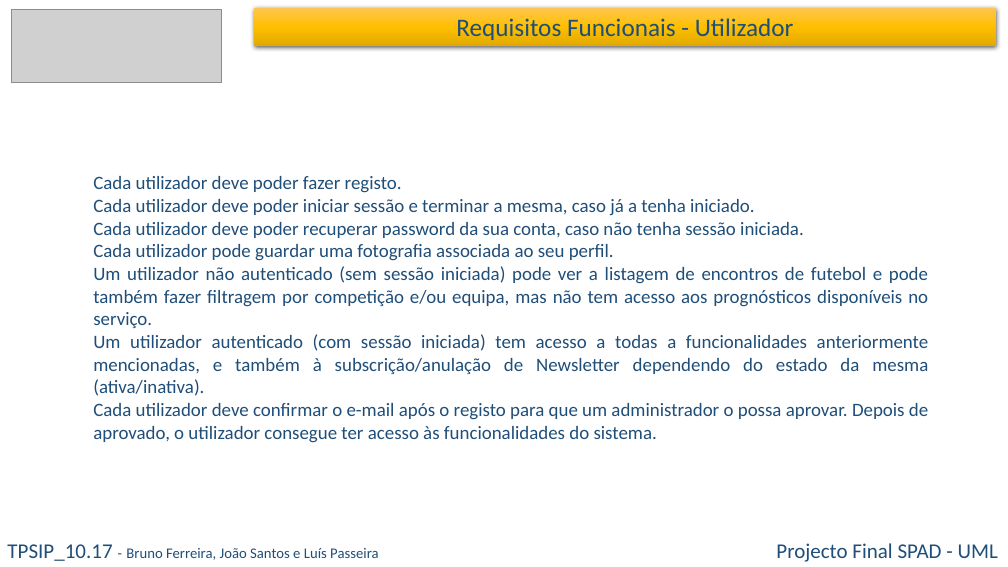
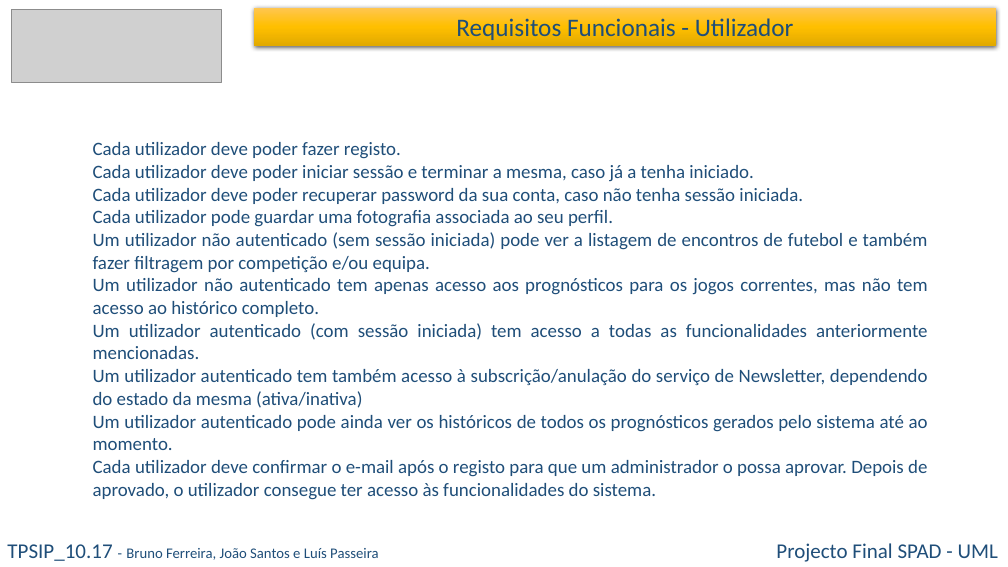
Before and after one commit to bmiguelmf/WizBall, a slide deck: slide 3 of 04 - Docs/01 - Project Manager/08 - UML/00 - Apresentação UML/UML Grupo 3.pptx. Drawn at 1008x567 pixels with LibreOffice and Linux fonts; fonts in the diff are those of the drawing; grey boxes stand for pictures. Boxes give left, top, right and bottom in pixels: in the first picture for what was removed or moved away, otherwise in the second. Text is boxed around its words. In the diff, an @@ line names an element or a change of style, - is before the commit and + after.

Commit message:
Update no power point uml

```diff
--- a/04 - Docs/01 - Project Manager/08 - UML/00 - Apresentação UML/UML Grupo 3.pptx
+++ b/04 - Docs/01 - Project Manager/08 - UML/00 - Apresentação UML/UML Grupo 3.pptx
@@ text "Cada utilizador deve poder fazer ...": place and size @@
-text "Cada utilizador deve poder fazer ..." at box(93, 176, 929, 443)
+text "Cada utilizador deve poder fazer ..." at box(93, 142, 928, 500)
@@ text at box(93, 232, 928, 450): text changed @@
-Um utilizador não autenticado (sem sessão iniciada) pode ver a listagem de encontros de futebol e pode também fazer filtragem por competição e/ou equipa, mas não tem acesso aos prognósticos disponíveis no serviço.
-Um utilizador autenticado (com sessão iniciada) tem acesso a todas a funcionalidades anteriormente mencionadas, e também à subscrição/anulação de Newsletter dependendo do estado da mesma (ativa/inativa).
+Um utilizador não autenticado (sem sessão iniciada) pode ver a listagem de encontros de futebol e também fazer filtragem por competição e/ou equipa.
+Um utilizador não autenticado tem apenas acesso aos prognósticos para os jogos correntes, mas não tem acesso ao histórico completo.
+Um utilizador autenticado (com sessão iniciada) tem acesso a todas as funcionalidades anteriormente mencionadas.
+Um utilizador autenticado tem também acesso à subscrição/anulação do serviço de Newsletter, dependendo do estado da mesma (ativa/inativa)
+Um utilizador autenticado pode ainda ver os históricos de todos os prognósticos gerados pelo sistema até ao momento.
```
